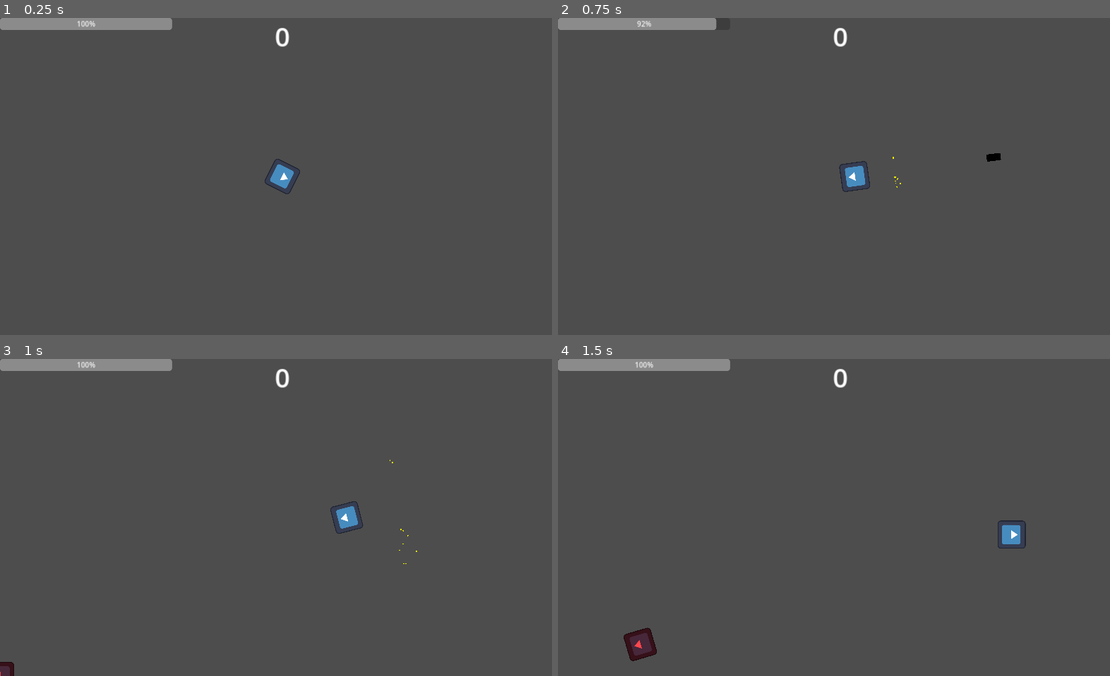
Above: before the commit, frames 1-4 (two rows, left to right).
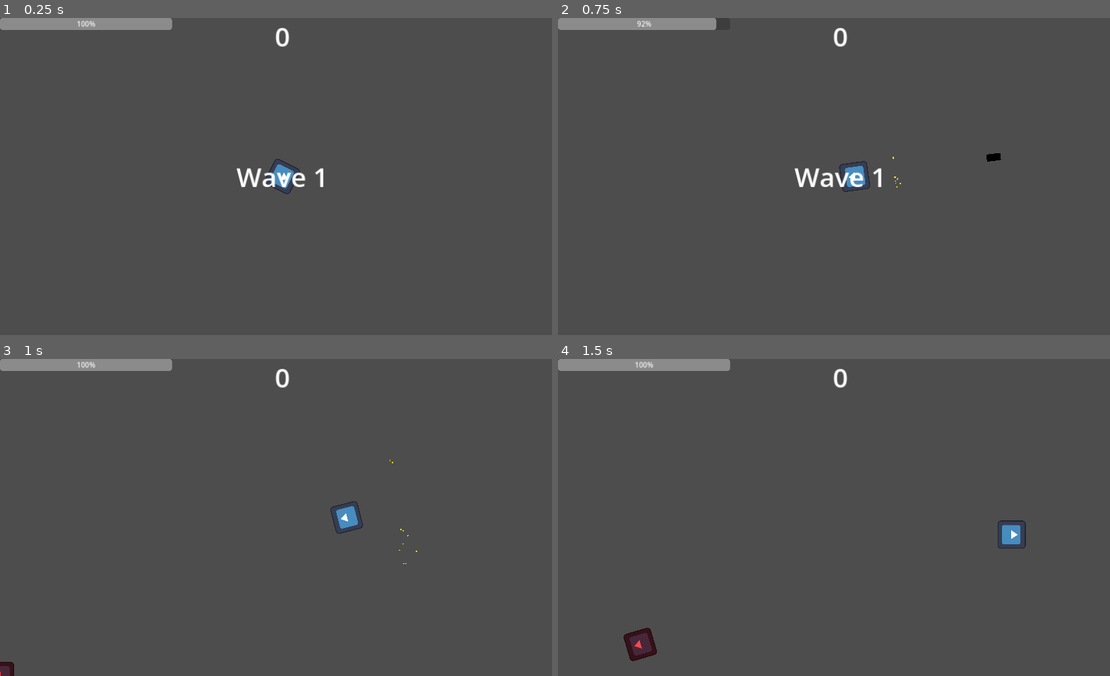
Above: after the commit, the same moments.

Repository: adsuttman/GDTest
Game: Godot game, scene res://main_level.tscn
The game is run twice, just before and just after one commit, with the same random seed, the same clock (stepped at 60 frames per second) and the same inputs. The engine's default icon, where the game draws it, is replaced by a stand-in: a white triangle on a blue panel in a dark square.
Inputs (mouse positions are in pixels of both pictures, inside the frame that each line leads up to):
- Up to frame 1 (0.25 s): no input
- Up to frame 2 (0.75 s): tap Enter at 0.5 s; move the mouse to (966, 160) at 0.52 s; hold D (move_right) from 0.53 s (still down); tap Space (shoot) at 0.6 s
- Up to frame 3 (1 s): keep holding D (move_right)
- Up to frame 4 (1.5 s): move the mouse to (729, 533) at 1.27 s; release D (move_right) at 1.28 s; hold S (move_down) from 1.28 s (still down); tap Shift (boost) at 1.35 s

The runs differ from the first frame. In frame 1, 0.4% of the frame differs, in the area x 42-59%, y 47-54%; in frame 2, 0.4%; in frame 3, nothing differs; in frame 4, nothing differs.

Commit message:
added restarting

Diff:
--- a/game_manager.gd
+++ b/game_manager.gd
@@ -1,36 +1,74 @@
 extends Node
 
 @onready var enemy_scene: PackedScene = load("res://enemy.tscn")
-#@onready var player_scene: PackedScene = load("res://player_character.tscn")
-var wave: int = 1
-var enemies_remaining: int = calculate_enemies(wave)
-var spawn_count: int = 0
+@onready var player_scene: PackedScene = load("res://player_character.tscn")
+var wave: int
+var enemies_remaining: int
+var spawn_count: int
 var spawn_points: Array = []
 var level: Node2D
 var spawn_timer: Timer
 var time_between_spawns: float = 1.0
 var player: PlayerCharacter
-var score: int = 0
+var score: int
 var last_spawn_index = 0
+var restart_counter = 60
 
 signal score_updated(score: int)
 signal new_wave(wave: int)
+signal restarted(new_player: PlayerCharacter)
 
 func _ready():
 	var tree = get_tree()
 	level = tree.get_first_node_in_group("Level")
 	spawn_points = tree.get_nodes_in_group("SpawnPoint")
-	player = tree.get_first_node_in_group("Player")
-	initialize_spawn_timer()
-	player.player_death.connect(handle_player_death)
+	start()
 
 
+func instantiate_player():
+	player = player_scene.instantiate()
+	player.player_death.connect(handle_player_death)
+	player.position.x = 640
+	player.position.y = 360
+	level.add_child(player)
+
 func initialize_spawn_timer() -> void:
+	if spawn_timer != null:
+		spawn_timer.queue_free()
 	spawn_timer = Timer.new()
 	spawn_timer.wait_time = time_between_spawns
 	spawn_timer.autostart = true
 	add_child(spawn_timer)
 	spawn_timer.timeout.connect(spawn_enemy)
+
+func start():
+	instantiate_player()
+	wave = 1
+	spawn_count = 0
+	score = 0
+	enemies_remaining = calculate_enemies(wave)
+#	score_updated.emit(score)
+#	new_wave.emit(wave)
+	initialize_spawn_timer()
+
+func restart():
+	restart_counter = 60
+	var tree = get_tree()
+	for enemy in tree.get_nodes_in_group("Enemy"):
+		enemy.queue_free()
+	for projectile in tree.get_nodes_in_group("Projectile"):
+		projectile.queue_free()
+	if player != null:
+		player.queue_free()
+	start()
+	restarted.emit(player)
+
+func _process(delta):
+	if Input.is_action_pressed("restart"):
+		if restart_counter == 0:
+			restart()
+		else:
+			restart_counter -= 1
 
 func spawn_enemy() -> void:
 	var random_spawn: Node2D
--- a/hud.gd
+++ b/hud.gd
@@ -3,17 +3,33 @@
 var energy_bar: ProgressBar
 var score_counter: Label
 var wave_notification: Label
+var player: PlayerCharacter
 var wave: int = 1
+var death_message: Label
 
 func _ready():
 	energy_bar = $EnergyBar
 	score_counter = $Score
 	wave_notification = $WaveNotification
+	death_message = $DeathMessage
+	setup(get_tree().get_first_node_in_group("Player"))
 	GameManager.score_updated.connect(update_score)
 	GameManager.new_wave.connect(on_new_wave)
+	GameManager.restarted.connect(setup)
 
-func _process(delta):
-	pass
+func setup(new_player):
+	connect_to_player(new_player)
+	energy_bar.show()
+	score_counter.show()
+	death_message.hide()
+	on_new_wave(1)
+
+func connect_to_player(new_player):
+	player = new_player
+	player.energy_changed.connect(_on_player_character_energy_changed)
+	player.player_death.connect(_on_player_character_player_death)
+	update_energy_bar(player.max_energy)
+	update_score(0)
 
 func update_energy_bar(value: int) -> void:
 	energy_bar.set_value(value)
@@ -24,10 +40,8 @@
 
 
 func _on_player_character_player_death():
-	var death_message: Label = $DeathMessage
 	energy_bar.hide()
 	score_counter.hide()
-
 	$DeathMessage/Report.text = "You survived until wave " + str(wave)\
 		+ " with a final score of " + score_counter.text
 	death_message.show()
--- a/main_level.tscn
+++ b/main_level.tscn
@@ -1,14 +1,10 @@
-[gd_scene load_steps=3 format=3 uid="uid://dd2knpryw30l"]
+[gd_scene load_steps=2 format=3 uid="uid://dd2knpryw30l"]
 
-[ext_resource type="PackedScene" uid="uid://pg1lbi145blb" path="res://player_character.tscn" id="1_hbfcc"]
 [ext_resource type="PackedScene" uid="uid://dma21v5dljqfb" path="res://hud.tscn" id="1_s7n4f"]
 
 [node name="MainLevel" type="Node2D" groups=["Level"]]
 
 [node name="HUD" parent="." instance=ExtResource("1_s7n4f")]
-
-[node name="PlayerCharacter" parent="." instance=ExtResource("1_hbfcc")]
-position = Vector2(640, 360)
 
 [node name="SpawnPoint" type="Node2D" parent="." groups=["SpawnPoint"]]
 rotation = 1.54618
@@ -24,6 +20,3 @@
 [node name="SpawnPoint4" type="Node2D" parent="." groups=["SpawnPoint"]]
 position = Vector2(0, 720)
 rotation = 1.54618
-
-[connection signal="energy_changed" from="PlayerCharacter" to="HUD" method="_on_player_character_energy_changed"]
-[connection signal="player_death" from="PlayerCharacter" to="HUD" method="_on_player_character_player_death"]
--- a/player_character.gd
+++ b/player_character.gd
@@ -8,6 +8,7 @@
 @export var boost_multiplier: float = 2.0
 @export var max_energy: int = 100
 @export var shoot_effect: PackedScene
+@onready var level = get_tree().get_first_node_in_group("Level")
 var acceleration = 1500
 var friction = 1000
 const MOVE_SPEED: float = 500
@@ -41,7 +42,7 @@
 			velocity = velocity.limit_length(max_speed)
 	else:
 		velocity = velocity.move_toward(Vector2.ZERO, friction * delta)
-	print(velocity)
+#	print(velocity)
 	move_and_slide()
 
 #func move() -> void:
@@ -70,11 +71,11 @@
 func shoot() -> void :
 	var inst: Projectile = projectile.instantiate()
 	inst.spawned_from = self
-	owner.add_child(inst)
+	level.add_child(inst)
 	inst.transform = projectile_spawn_point.global_transform
 	var effect: GPUParticles2D = shoot_effect.instantiate()
 	effect.transform = projectile_spawn_point.global_transform
-	owner.add_child(effect)
+	level.add_child(effect)
 	set_energy(energy - 15)
 
 func set_energy(value: int) -> void:
--- a/project.godot
+++ b/project.godot
@@ -63,3 +63,8 @@
 "events": [Object(InputEventKey,"resource_local_to_scene":false,"resource_name":"","device":-1,"window_id":0,"alt_press …(182 unchanged characters)…
 ]
 }
+restart={
+"deadzone": 0.5,
+"events": [Object(InputEventKey,"resource_local_to_scene":false,"resource_name":"","device":-1,"window_id":0,"alt_pressed":false,"shift_pressed":false,"ctrl_pressed":false,"meta_pressed":false,"pressed":false,"keycode":0,"physical_keycode":82,"key_label":0,"unicode":114,"echo":false,"script":null)
+]
+}
--- a/projectile.tscn
+++ b/projectile.tscn
@@ -6,7 +6,7 @@
 [sub_resource type="RectangleShape2D" id="RectangleShape2D_8gbbp"]
 size = Vector2(116, 121.622)
 
-[node name="Projectile" type="Area2D"]
+[node name="Projectile" type="Area2D" groups=["Projectile"]]
 scale = Vector2(0.5, 0.5)
 script = ExtResource("1_wjdal")
 
